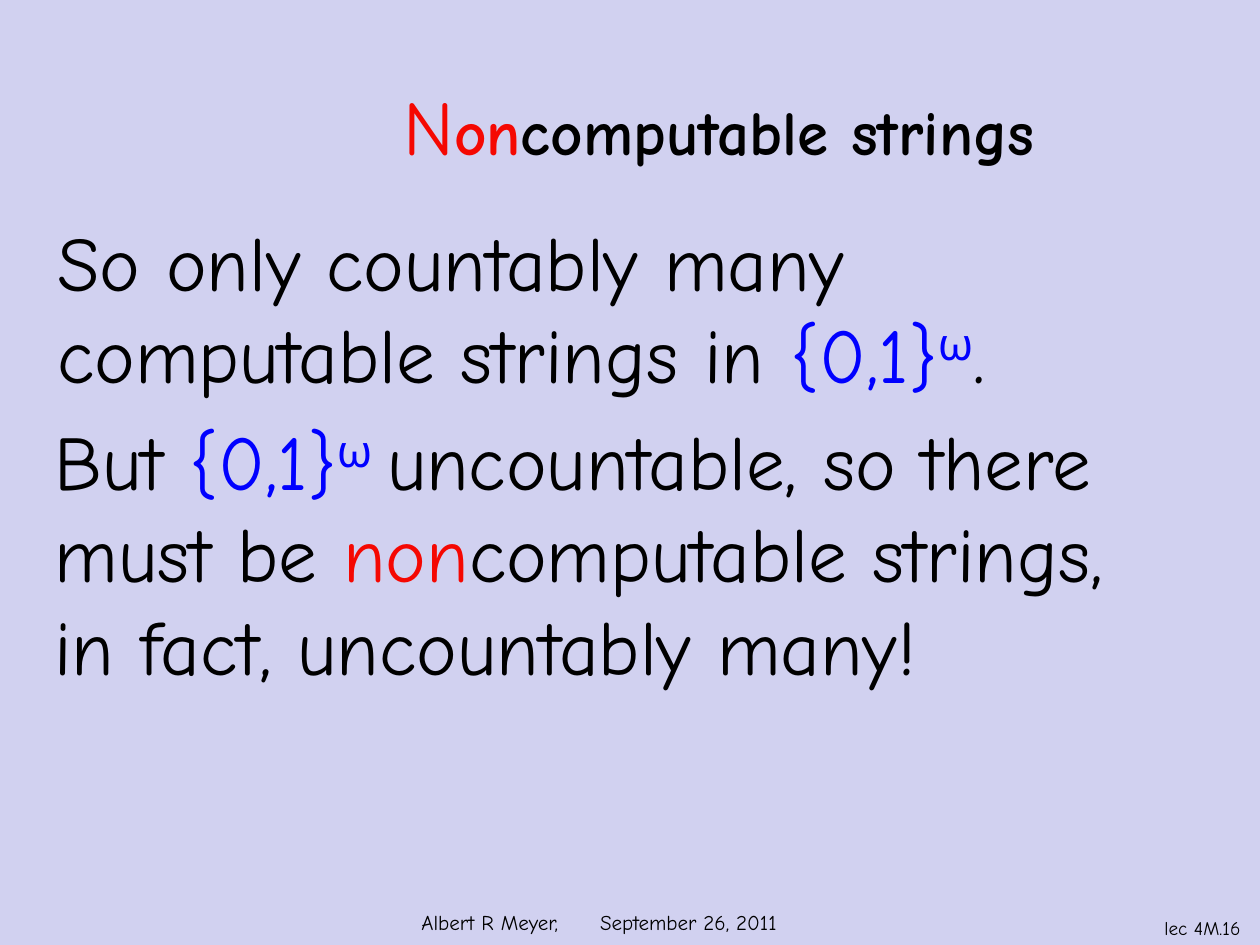
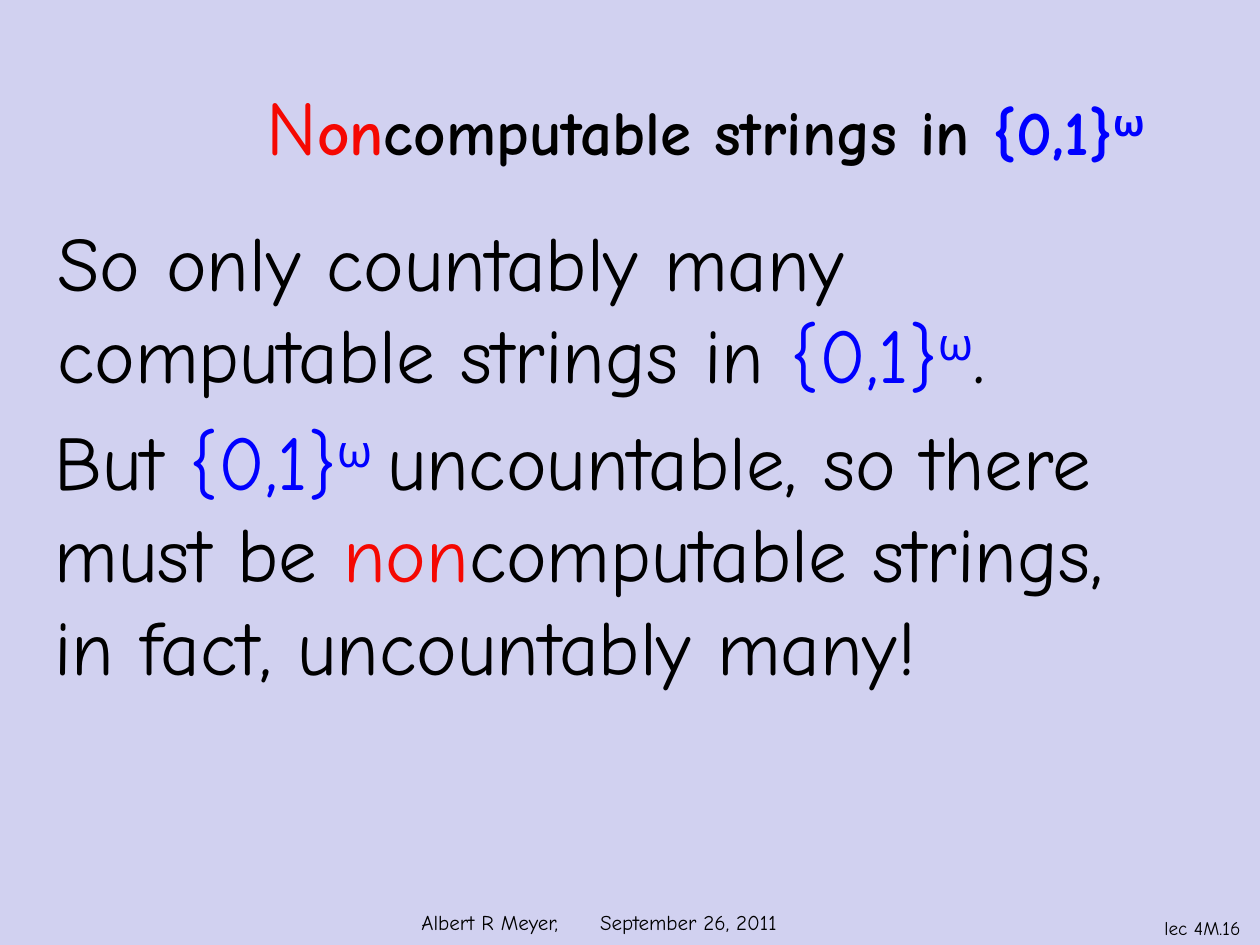
Before and after one commit to armeyer/mcs_web, a slide deck: slide 16 of fall11/slidesF11/slides4m.pptx. Drawn at 1260x945 pixels with LibreOffice and Linux fonts; fonts in the diff are those of the drawing; background and template pictures are left out. Boxes give left, top, right and bottom in pixels: in the first picture for what was removed or moved away, otherwise in the second. Text is boxed around its words. In the diff, an @@ line names an element or a change of style, - is before the commit and + after.

```diff
--- a/fall11/slidesF11/slides4m.pptx
+++ b/fall11/slidesF11/slides4m.pptx
@@ title at <box>714,106,1145,166</box>: text changed @@
-Noncomputable strings
+Noncomputable strings in {0,1}ω
```
Also in this commit, not shown: 1 other slide changed.
